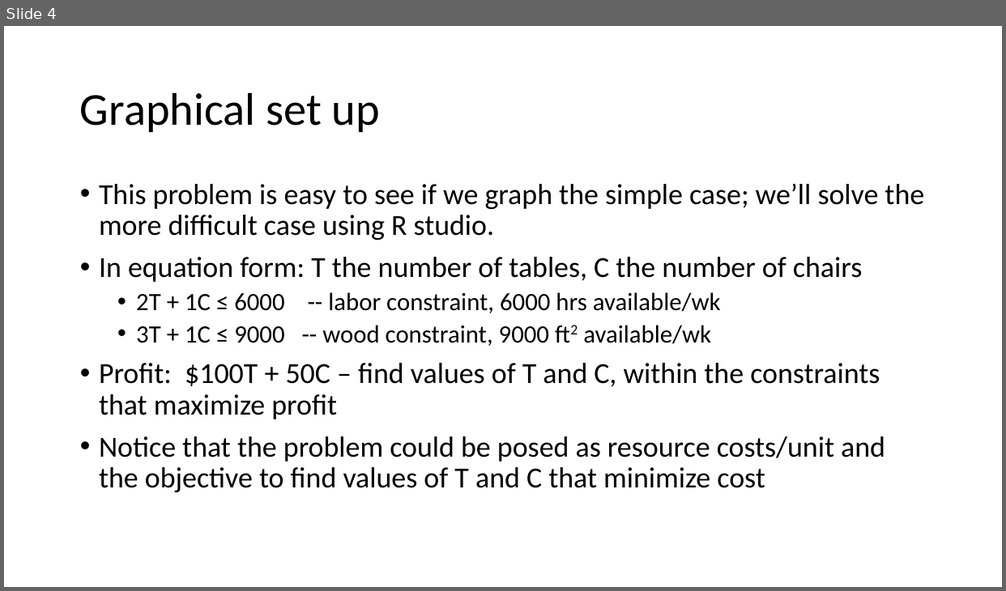
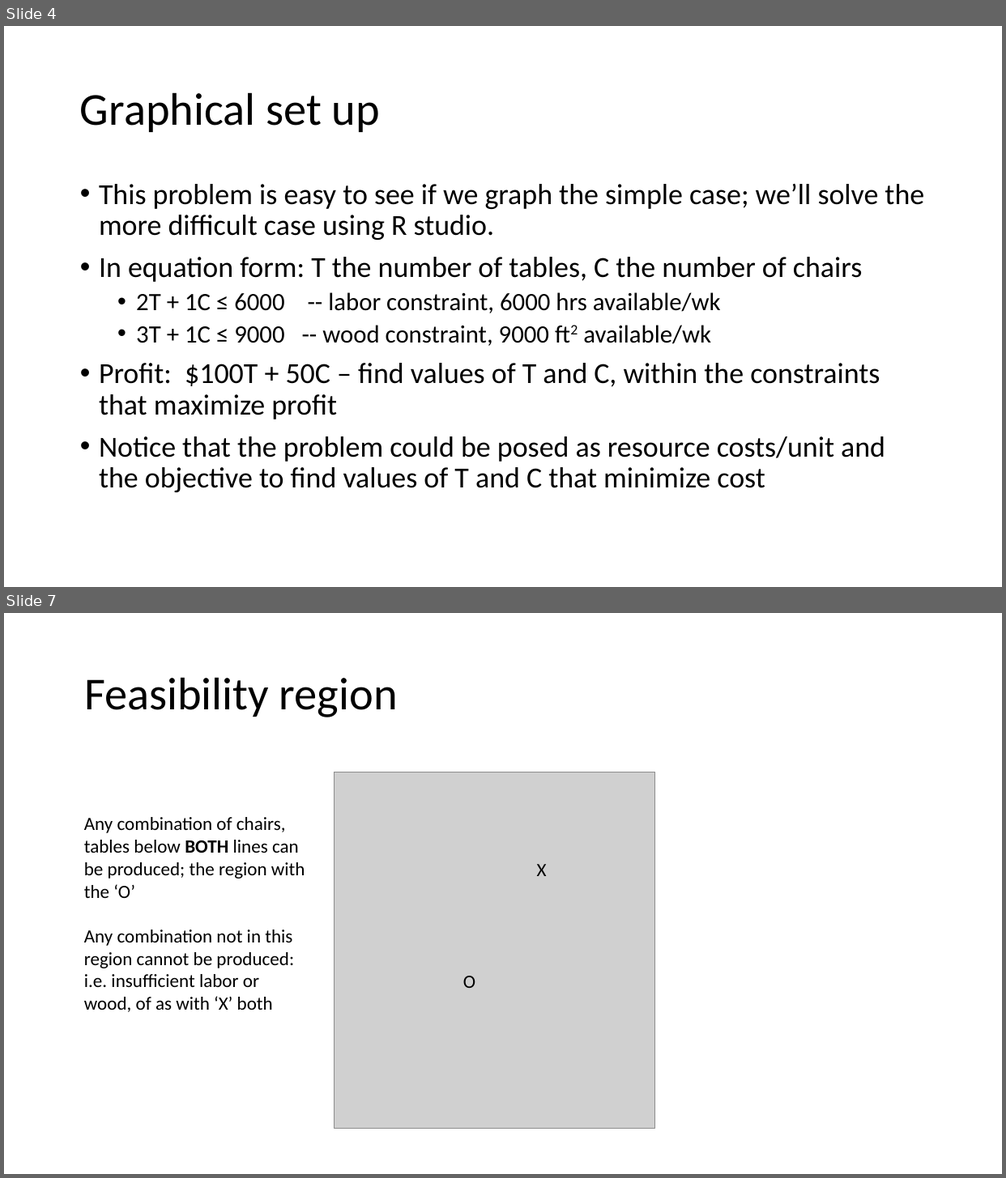
Before and after one commit to polkadottie26/linearProgramming, a slide deck: Introduction to Optimization.pptx. Shown one above the other, each under a label of ours: slide 4 before the commit, slides 4 and 7 after it; the slides between them are not shown. The pictures are 1006x591 and 1006x1178 pixels, drawn with LibreOffice and Linux fonts; fonts in the diff are those of the drawing; grey boxes stand for pictures. Boxes give left, top, right and bottom in pixels: in the first picture for what was removed or moved away, otherwise in the second. Text is boxed around its words. In the diff, an @@ line names an element or a change of style, - is before the commit and + after.

```diff
--- a/Introduction to Optimization.pptx
+++ b/Introduction to Optimization.pptx
@@ slide 7 added at (4,613,1002,1174), background #FFFFFF @@
@@ title added at (84,677,398,717), 44 pt, text #000000 @@
+Feasibility region
@@ picture added at (334,773,655,1129) @@
@@ text added at (84,817,305,1012), 18 pt, text #000000 @@
+Any combination of chairs, tables below BOTH lines can be produced; the region with the ‘O’
+Any combination not in this region cannot be produced: i.e. insufficient labor or wood, of as with ‘X’ both
@@ text added at (537,864,547,876), 18 pt, text #000000 @@
+X
@@ text added at (463,976,475,988), 18 pt, text #000000 @@
+O
```
Also in this commit, not shown: 1 slide changed, 5 other slides added, 1 slide removed.
